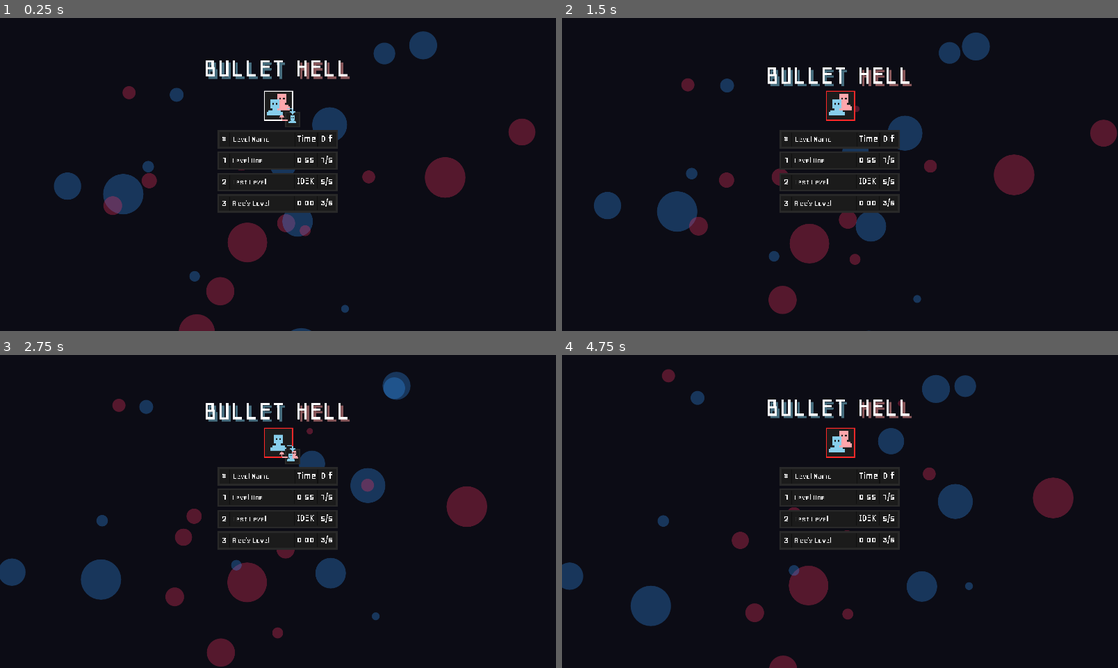
Above: before the commit, frames 1-4 (two rows, left to right).
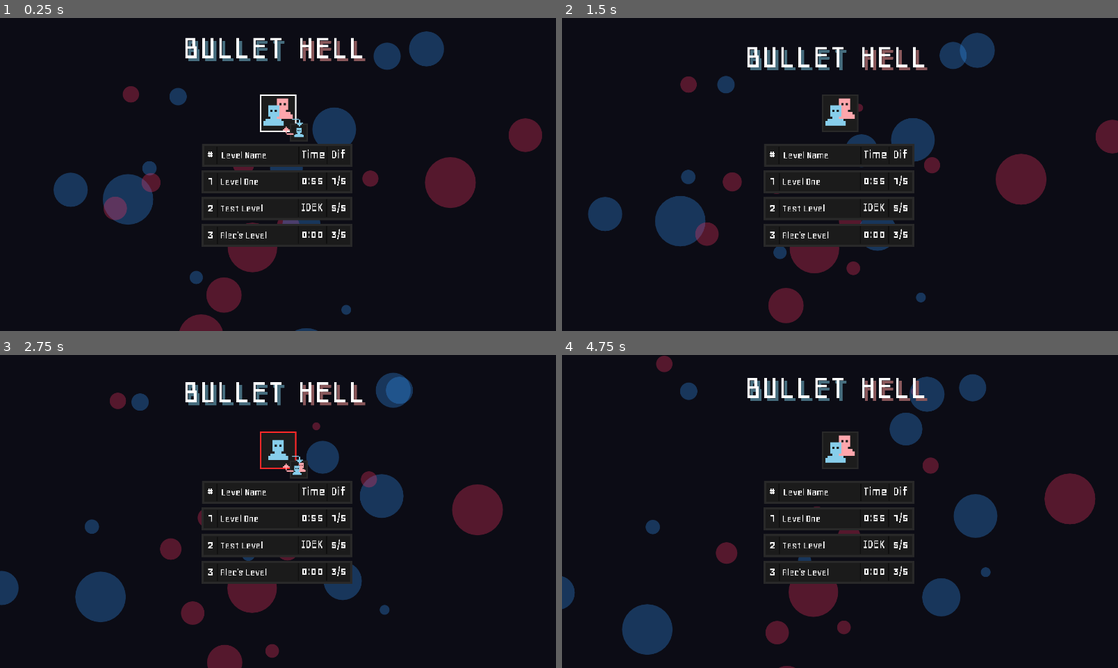
Above: after the commit, the same moments.

Repository: Sosenteam/sa-bullet-hell
Game: Godot game, scene res://levels/level.tscn
Two runs of this game, one before a commit and one after it. Both use one fixed random seed, a clock stepped at 60 frames per second and the inputs below.
Inputs (mouse positions are in pixels of both pictures, inside the frame that each line leads up to; where the layout moved, square brackets give the same spot in the first picture):
- Up to frame 1 (0.25 s): no input
- Up to frame 2 (1.5 s): click (789, 149) at 0.52 s; click (862, 133) [856, 118] at 1.25 s
- Up to frame 3 (2.75 s): click (278, 448) [278, 442] at 2 s
- Up to frame 4 (4.75 s): click (789, 486) at 2.77 s; click (840, 448) [840, 442] at 3.5 s; click (862, 470) [856, 455] at 4.25 s

The runs differ from the first frame. In frame 1, 8.7% of the frame differs, in the area x 9-98%, y 4-100%; in frame 2, 9.5%; in frame 3, 11%; in frame 4, 13%, in the area x 0-96%, y 0-100%.

Commit message:
Single Player that half works

Diff:
--- a/global.gd
+++ b/global.gd
@@ -2,6 +2,8 @@
 
 @onready var screen_size = get_viewport().get_visible_rect().size
 @onready var center = screen_size/2
+@onready var red_player
+@onready var blue_player
 var levels = []
 
 
@@ -35,6 +37,9 @@
 	var music_player = null
 	if level_node.get("music_player") != null:
 		music_player = level_node.music_player
+	if num_players == 1:
+		red_player.queue_free()
+
 
 	current_level_instance = level_class.new(manager, shapes, music_player)
 
--- a/levels/testing_level.gd
+++ b/levels/testing_level.gd
@@ -2,6 +2,8 @@
 
 @onready var manager = $Manager
 @onready var music_player = $MusicPlayer
+
+
 
 var shapes: Array[Node2D] = []
 @onready var corners_and_centers = [
@@ -17,6 +19,8 @@
 
 
 func _ready() -> void:
+	Global.blue_player=$Player
+	Global.red_player=$Player2
 	$Edges/Right.shape.distance = -Global.screen_size.x
 	$Edges/Bottom.shape.distance = -Global.screen_size.y
 	print("played level")
--- a/player/character_controller.gd
+++ b/player/character_controller.gd
@@ -60,7 +60,7 @@
 		return
 	print("HAHA YOU GOT HIT")
 	hp -= 1
-	if(hp<0):
+	if(hp<1):
 		Global.fail_player(player.player_id)
 	Global.update_health(hp,player.player_id)
 	var hit_tween = get_parent().create_tween()
--- a/project.godot
+++ b/project.godot
@@ -21,15 +21,9 @@
 
 [display]
 
-window/size/viewport_width=1920
-window/size/viewport_height=1080
 window/size/mode=2
 window/stretch/mode="viewport"
-window/stretch/aspect="expand"
-
-[gui]
-
-theme/default_font_multichannel_signed_distance_field=true
+window/stretch/scale=0.75
 
 [input]
 
@@ -107,4 +101,3 @@
 rendering_device/driver.windows="d3d12"
 renderer/rendering_method="gl_compatibility"
 renderer/rendering_method.mobile="gl_compatibility"
-environment/defaults/default_clear_color=Color(0.048321106, 0.04831682, 0.08085174, 1)
--- a/user_interface/blue_theme.tres
+++ b/user_interface/blue_theme.tres
@@ -561,18 +561,7 @@
 cache/0/16/0/glyphs/134217736/uv_rect = Rect2(166, 68, 16, 14)
 cache/0/16/0/glyphs/134217736/texture_idx = 0
 
-[sub_resource type="StyleBoxFlat" id="StyleBoxFlat_37usd"]
-content_margin_left = 2.0
-content_margin_top = 2.0
-content_margin_right = 2.0
-content_margin_bottom = 2.0
-bg_color = Color(1, 0.6509804, 0.6745098, 1)
-draw_center = false
-corner_radius_top_left = 6
-corner_radius_top_right = 6
-corner_radius_bottom_right = 6
-corner_radius_bottom_left = 6
-corner_detail = 6
+[sub_resource type="StyleBoxEmpty" id="StyleBoxEmpty_mdyis"]
 
 [sub_resource type="StyleBoxFlat" id="StyleBoxFlat_gku6l"]
 content_margin_left = 2.0
@@ -580,10 +569,10 @@
 content_margin_right = 2.0
 content_margin_bottom = 2.0
 bg_color = Color(0.5294118, 0.80784315, 0.92156863, 1)
-corner_radius_top_left = 6
-corner_radius_top_right = 6
-corner_radius_bottom_right = 6
-corner_radius_bottom_left = 6
+corner_radius_top_left = 2
+corner_radius_top_right = 2
+corner_radius_bottom_right = 8
+corner_radius_bottom_left = 2
 corner_detail = 6
 
 [resource]
@@ -592,5 +581,5 @@
 ProgressBar/constants/outline_size = 0
 ProgressBar/font_sizes/font_size = 16
 ProgressBar/fonts/font = SubResource("FontFile_0tb4o")
-ProgressBar/styles/background = SubResource("StyleBoxFlat_37usd")
+ProgressBar/styles/background = SubResource("StyleBoxEmpty_mdyis")
 ProgressBar/styles/fill = SubResource("StyleBoxFlat_gku6l")
--- a/user_interface/red_theme.tres
+++ b/user_interface/red_theme.tres
@@ -561,18 +561,7 @@
 cache/0/16/0/glyphs/134217736/uv_rect = Rect2(166, 68, 16, 14)
 cache/0/16/0/glyphs/134217736/texture_idx = 0
 
-[sub_resource type="StyleBoxFlat" id="StyleBoxFlat_37usd"]
-content_margin_left = 2.0
-content_margin_top = 2.0
-content_margin_right = 2.0
-content_margin_bottom = 2.0
-bg_color = Color(1, 0.6509804, 0.6745098, 1)
-draw_center = false
-corner_radius_top_left = 6
-corner_radius_top_right = 6
-corner_radius_bottom_right = 6
-corner_radius_bottom_left = 6
-corner_detail = 6
+[sub_resource type="StyleBoxEmpty" id="StyleBoxEmpty_yjxop"]
 
 [sub_resource type="StyleBoxFlat" id="StyleBoxFlat_gku6l"]
 content_margin_left = 2.0
@@ -580,11 +569,10 @@
 content_margin_right = 2.0
 content_margin_bottom = 2.0
 bg_color = Color(1, 0.6509804, 0.6745098, 1)
-corner_radius_top_left = 6
-corner_radius_top_right = 6
-corner_radius_bottom_right = 6
-corner_radius_bottom_left = 6
-corner_detail = 6
+corner_radius_top_left = 2
+corner_radius_top_right = 8
+corner_radius_bottom_right = 2
+corner_radius_bottom_left = 2
 
 [resource]
 ProgressBar/colors/font_color = Color(0.95, 0.95, 0.95, 1)
@@ -592,5 +580,5 @@
 ProgressBar/constants/outline_size = 0
 ProgressBar/font_sizes/font_size = 16
 ProgressBar/fonts/font = SubResource("FontFile_0tb4o")
-ProgressBar/styles/background = SubResource("StyleBoxFlat_37usd")
+ProgressBar/styles/background = SubResource("StyleBoxEmpty_yjxop")
 ProgressBar/styles/fill = SubResource("StyleBoxFlat_gku6l")
--- a/user_interface/ui.gd
+++ b/user_interface/ui.gd
@@ -95,6 +95,8 @@
 		get_tree().paused = false
 		if Global.has_method("start_selected_level"):
 			Global.start_selected_level(levels[idx])
+			if Global.num_players == 1:
+				red_health.hide()
 	)
 
 func _input(event):
--- a/user_interface/ui.tscn
+++ b/user_interface/ui.tscn
@@ -112,10 +112,10 @@
 anchors_preset = 5
 anchor_left = 0.5
 anchor_right = 0.5
-offset_left = -448.0
-offset_top = 90.0
-offset_right = 477.0
-offset_bottom = 254.0
+offset_left = -455.0
+offset_top = -1.0
+offset_right = 470.0
+offset_bottom = 163.0
 grow_horizontal = 2
 theme_override_colors/font_color = Color(1, 1, 1, 1)
 theme_override_colors/font_shadow_color = Color(0.9127187, 0, 0, 0.6)
@@ -172,10 +172,10 @@
 anchor_top = 0.5
 anchor_right = 0.5
 anchor_bottom = 0.5
-offset_left = -210.0
-offset_top = -80.0
-offset_right = 212.0
-offset_bottom = 237.0
+offset_left = -211.0
+offset_top = -12.0
+offset_right = 211.0
+offset_bottom = 305.0
 grow_horizontal = 2
 grow_vertical = 2
 theme_override_constants/separation = 10
@@ -187,10 +187,10 @@
 anchor_top = 0.5
 anchor_right = 0.5
 anchor_bottom = 0.5
-offset_left = -49.0
-offset_top = -289.0
-offset_right = 52.0
-offset_bottom = -185.0
+offset_left = -50.0
+offset_top = -221.0
+offset_right = 51.0
+offset_bottom = -117.0
 grow_horizontal = 2
 grow_vertical = 2
 theme = ExtResource("5_cer50")
@@ -198,25 +198,19 @@
 icon_alignment = 1
 expand_icon = true
 
-[node name="OtherIcon" type="Button" parent="UI/StartScreen/PlayerModeBtn" unique_id=1988302041]
-layout_mode = 1
-anchors_preset = 8
-anchor_left = 0.5
-anchor_top = 0.5
-anchor_right = 0.5
-anchor_bottom = 0.5
-offset_left = 22.5
-offset_top = 21.0
-offset_right = 74.5
-offset_bottom = 74.544556
-grow_horizontal = 2
-grow_vertical = 2
+[node name="OtherIcon" type="Button" parent="UI/StartScreen/PlayerModeBtn" unique_id=2026600465]
+layout_mode = 0
+offset_left = 83.0
+offset_top = 80.0
+offset_right = 133.0
+offset_bottom = 130.0
+focus_mode = 1
 theme = ExtResource("5_cer50")
 theme_override_font_sizes/font_size = 24
 icon_alignment = 1
 expand_icon = true
 
-[node name="Swap" type="Sprite2D" parent="UI/StartScreen/PlayerModeBtn/OtherIcon" unique_id=1550870209]
+[node name="Swap" type="Sprite2D" parent="UI/StartScreen/PlayerModeBtn/OtherIcon" unique_id=254109742]
 position = Vector2(8, 7)
 scale = Vector2(3.6958346, 3.6958346)
 texture = ExtResource("6_q8uhf")
@@ -228,10 +222,10 @@
 anchor_top = 0.5
 anchor_right = 0.5
 anchor_bottom = 0.5
-offset_left = -209.0
-offset_top = -153.0
-offset_right = 51.0
-offset_bottom = -113.0
+offset_left = -210.0
+offset_top = -85.0
+offset_right = 50.0
+offset_bottom = -45.0
 grow_horizontal = 2
 grow_vertical = 2
 scale = Vector2(1.5999999, 1.6063517)
